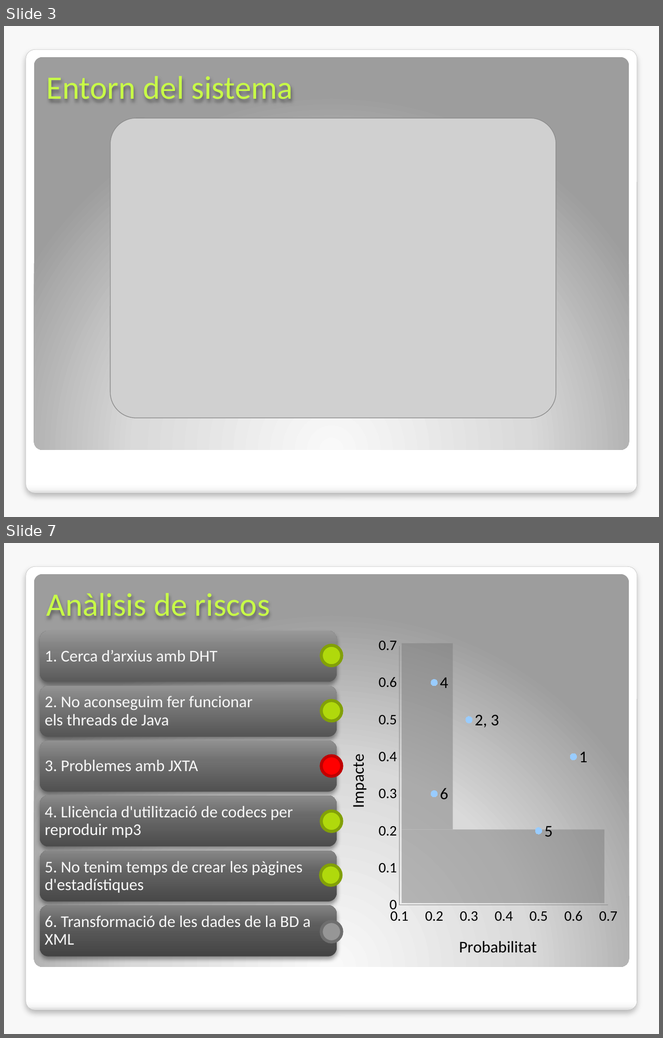
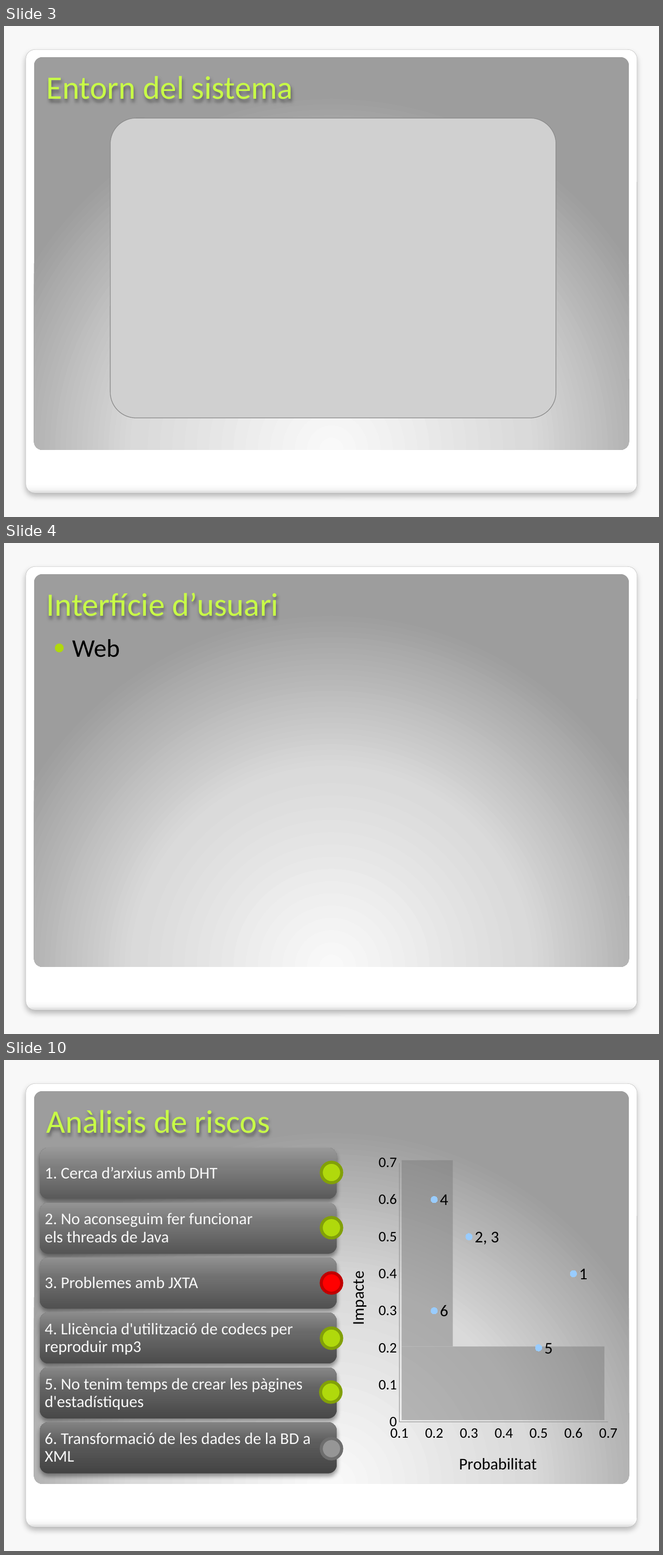
Before and after one commit to rxuriguera/pxc2, a slide deck: docs/presentacio final/Final.pptx. Shown one above the other, each under a label of ours: slides 3 and 7 before the commit, slides 3, 4 and 10 after it; the slides between them are not shown. The pictures are 663x1038 and 663x1555 pixels, drawn with LibreOffice and Linux fonts; fonts in the diff are those of the drawing; grey boxes stand for pictures; background and template pictures are left out. Boxes give left, top, right and bottom in pixels: in the first picture for what was removed or moved away, otherwise in the second. Text is boxed around its words. In the diff, an @@ line names an element or a change of style, - is before the commit and + after.

```diff
--- a/docs/presentacio final/Final.pptx
+++ b/docs/presentacio final/Final.pptx
@@ slide 4 added at bbox=[4, 543, 659, 1034], background #F8F8F8; not listed: 2 template elements that a slide beside it also shows @@
@@ title added at bbox=[47, 593, 279, 617], 36 pt, text #C9FC48 @@
+Interfície d’usuari
@@ text added at bbox=[72, 639, 120, 657], 28 pt, text #000000 @@
+● Web
@@ what was slide 7 is now slide 10 @@
```
Also in this commit, not shown: 3 other slides added, 1 other file.
